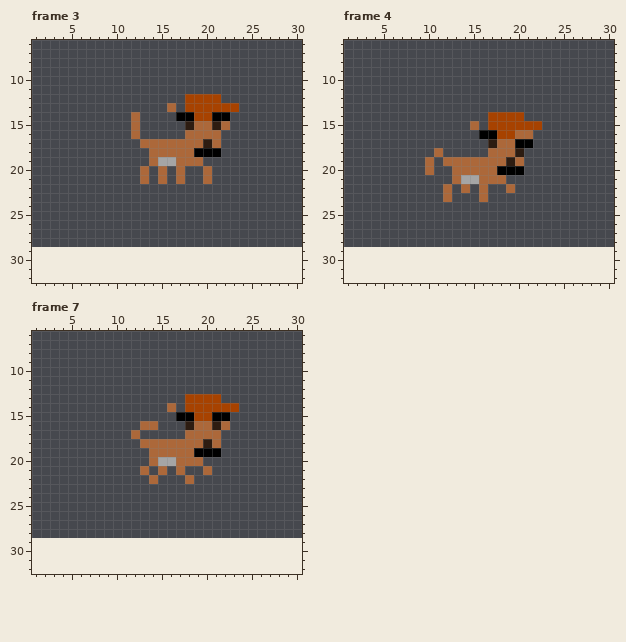
File history of a animated GIF sprite, Images/FunkydogRaw.gif. Above, as it was before the edit.
The file is 320x320 pixels, drawn in blocks of 10x10; one block is one cell here. Shown: frame 3: x 1..30, y 6..32; frame 4: x 1..30, y 6..32; frame 7: x 1..30, y 6..32. The old version is drawn lined up with the new one, on the new canvas. The commit also changed other frames, which this record leaves out.
The result:
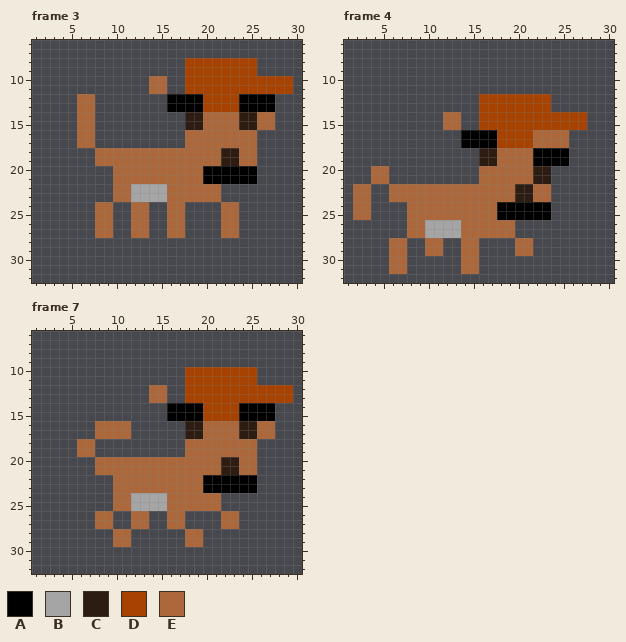
Palette (. is transparent): A #000000  B #a5a5a5  C #2d1c11  D #a74200  E #ac683a
Change:
canvas 32x32 -> 38x38, the old top-left corner now at 1,-3 (the part of the old canvas that was cut away was empty and is not shown)
Frame 3:
y 8..9: x 18..25 ........ -> DDDDDDDD
y 10..11: x 14..15 .. -> EE; x 18..29 ............ -> DDDDDDDDDDDD
y 12: x 6..7 .. -> EE; x 16..19 ..DD -> AAAA; x 22..27 ...... -> DDAAAA
y 13: x 6..7 .. -> EE; x 16..19 E.DD -> AAAA; x 24..27 .... -> AAAA
y 14: x 6..7 .. -> EE; x 12 E -> .; x 17..27 AADDAA..... -> .CCEEEECCEE
y 15: x 6..7 .. -> EE; x 12 E -> .; x 19 E -> C; x 21 C -> E; x 23..27 ..... -> ECCEE
y 16: x 6..7 .. -> EE; x 12 E -> .; x 22..25 .... -> EEEE
y 17: x 6..7 .. -> EE; x 13..17 EEEEE -> .....; x 20 C -> E; x 22..25 .... -> EEEE
y 18: x 8..13 ...... -> EEEEEE; x 19..25 AAA.... -> EEECCEE
y 19: x 8..13 ...... -> EEEEEE; x 15..16 BB -> EE; x 20..25 ...... -> EECCEE
y 20..21: x 10..12 ... -> EEE; x 14 . -> E; x 16 . -> E; x 18..25 ..E..... -> EEAAAAAA
y 22..23: x 10..21 ............ -> EEBBBBEEEEEE
y 24..27: x 8..9 .. -> EE; x 12..13 .. -> EE; x 16..17 .. -> EE; x 22..23 .. -> EE
Frame 4:
y 12..13: x 16..23 ........ -> DDDDDDDD
y 14: x 12..13 .. -> EE; x 16 . -> D; x 21..27 ....... -> DDDDDDD
y 15: x 12..13 .. -> EE; x 15..16 E. -> .D; x 23..27 ..... -> DDDDD
y 16: x 14..15 .. -> AA; x 20..25 EE.... -> DDEEEE
y 17: x 14..25 ...CEEAA.... -> AAAADDDDEEEE
y 18: x 11 E -> .; x 16..17 .E -> CC; x 20..25 C..... -> EEAAAA
y 19: x 10 E -> .; x 12..17 EEEEEE -> ....CC; x 19 C -> E; x 21..25 ..... -> EAAAA
y 20: x 4..5 .. -> EE; x 10 E -> .; x 13..15 EEE -> ...; x 18..23 AAA... -> EEEECC
y 21: x 4..5 .. -> EE; x 13..15 EBB -> ...; x 19..23 ..... -> EEECC
y 22: x 2..3 .. -> EE; x 6..11 ...... -> EEEEEE; x 13 . -> E; x 15 . -> E; x 17..18 .. -> EE; x 20..23 .... -> CCEE
y 23: x 2..3 .. -> EE; x 6..11 ...... -> EEEEEE; x 13..15 ... -> EEE; x 17..23 ....... -> EEECCEE
y 24..25: x 2..3 .. -> EE; x 8..23 ................ -> EEEEEEEEEEAAAAAA
y 26..27: x 8..19 ............ -> EEBBBBEEEEEE
y 28..29: x 6..7 .. -> EE; x 10..11 .. -> EE; x 14..15 .. -> EE; x 20..21 .. -> EE
y 30..31: x 6..7 .. -> EE; x 14..15 .. -> EE
Frame 7:
y 10..11: x 18..25 ........ -> DDDDDDDD
y 12: x 14..15 .. -> EE; x 18..29 ............ -> DDDDDDDDDDDD
y 13: x 14..15 .. -> EE; x 22..29 ........ -> DDDDDDDD
y 14: x 16..19 E.DD -> AAAA; x 24..27 .... -> AAAA
y 15: x 16 . -> A; x 19 D -> A; x 21..27 AA..... -> DDDAAAA
y 16: x 8..11 .... -> EEEE; x 13..14 EE -> ..; x 19 E -> C; x 21 C -> E; x 23..27 ..... -> ECCEE
y 17: x 8..12 ....E -> EEEE.; x 18..19 EE -> CC; x 22..27 ...... -> EECCEE
y 18: x 6..7 .. -> EE; x 13..17 EEEEE -> .....; x 20 C -> E; x 22..25 .... -> EEEE
y 19: x 6..7 .. -> EE; x 14..17 EEEE -> ....; x 19..25 AAA.... -> EEEEEEE
y 20: x 8..13 ...... -> EEEEEE; x 15..16 BB -> EE; x 20..25 ...... -> EECCEE
y 21: x 8..12 ..... -> EEEEE; x 14 . -> E; x 16 . -> E; x 18..19 .. -> EE; x 21..25 ..... -> ECCEE
y 22: x 10..13 .... -> EEEE; x 15..17 ... -> EEE; x 19..25 ....... -> EAAAAAA
y 23: x 10..25 ................ -> EEEEEEEEEEAAAAAA
y 24..25: x 10..21 ............ -> EEBBBBEEEEEE
y 26..27: x 8..9 .. -> EE; x 12..13 .. -> EE; x 16..17 .. -> EE; x 22..23 .. -> EE
y 28..29: x 10..11 .. -> EE; x 18..19 .. -> EE
